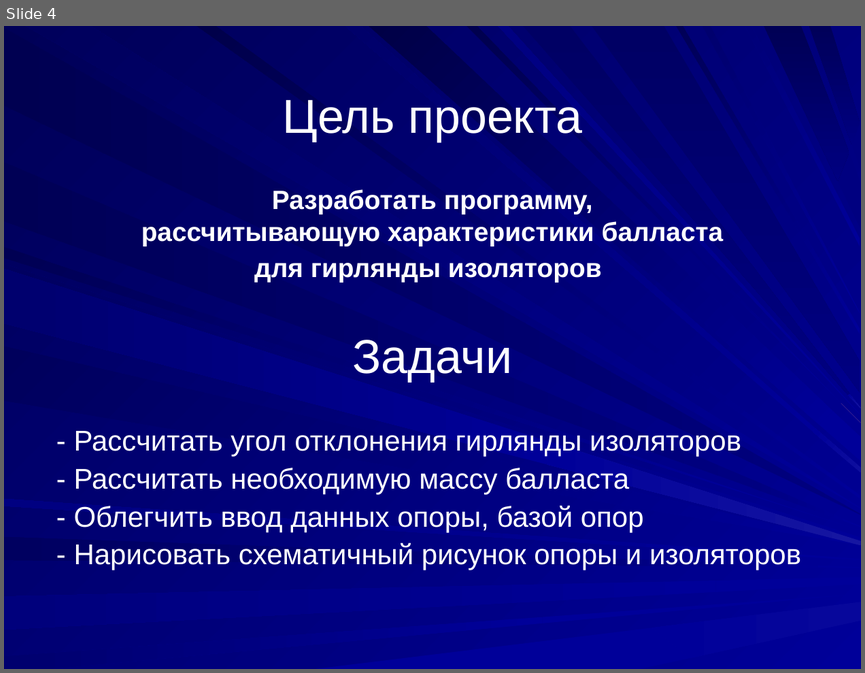
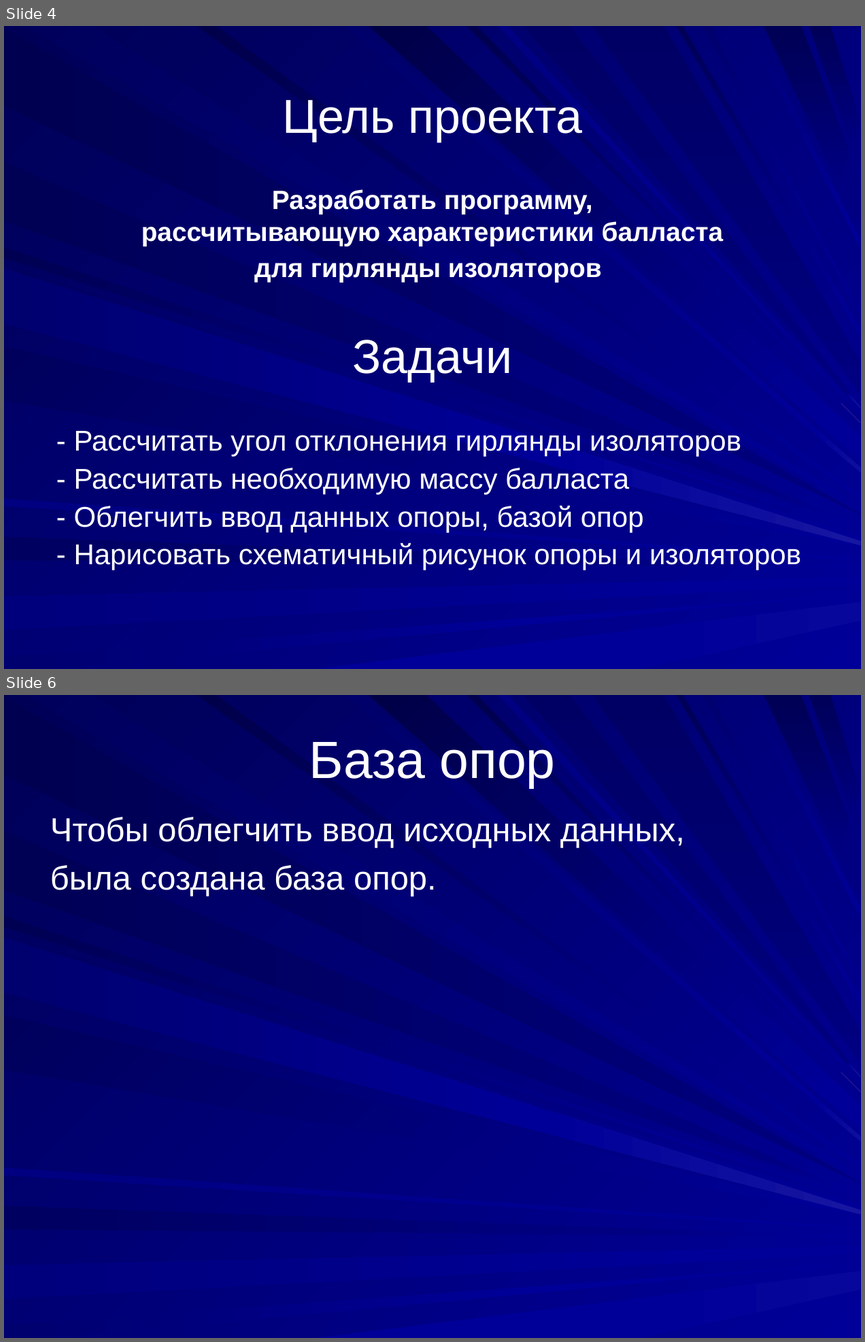
Before and after one commit to aleks311001/Project, a slide deck: Проект.ppt. Shown one above the other, each under a label of ours: slide 4 before the commit, slides 4 and 6 after it; the slides between them are not shown. The pictures are 865x673 and 865x1342 pixels, drawn with LibreOffice and Linux fonts; fonts in the diff are those of the drawing. Boxes give left, top, right and bottom in pixels: in the first picture for what was removed or moved away, otherwise in the second. Text is boxed around its words. In the diff, an @@ line names an element or a change of style, - is before the commit and + after.

```diff
--- a/Проект.ppt
+++ b/Проект.ppt
@@ slide 6 added at [4,695,861,1338], background gradient #000099 to #000057; not listed: 37 template elements that a slide beside it also shows @@
@@ title added at [309,742,555,788], 44 pt, text #FFFFFF @@
+База опор
@@ text added at [50,817,685,896], 28 pt, text #FFFFFF @@
+Чтобы облегчить ввод исходных данных,
+была создана база опор.
```
Also in this commit, not shown: 2 slides changed, 5 other slides added, 5 slides removed, 21 other files.
